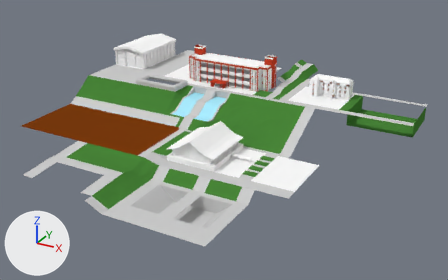
An edit to the Blender file _Models/map.blend, drawn before and after from the same camera.
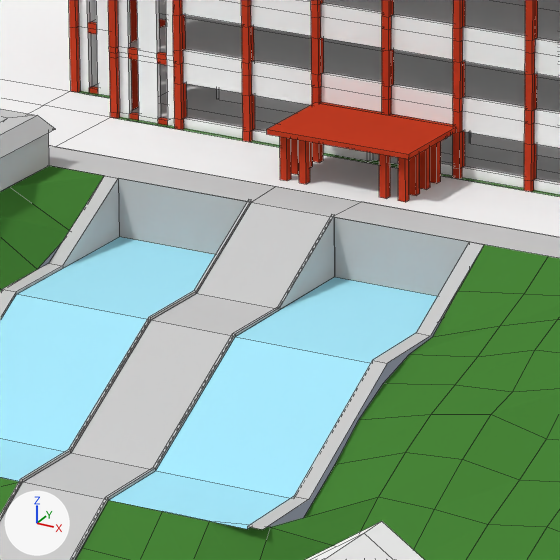
Each version is shown whole from a camera (50 mm lens) standing at (536.0, -938.0, 372.0) and looking at (71.0, -92.0, -51.0), then close up on the part from 41% to 53% of the width and 25% to 45% of the height. The lights are fixed; the arrows at lower left show +X, +Y and +Z. The close-ups show mesh edges as thin lines.

In view in the first close-up: 'library', 'school_ground', 'school_walls', 'terrain', 'walkroad'.
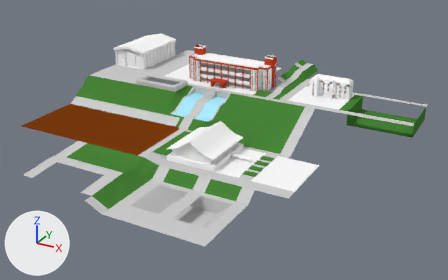
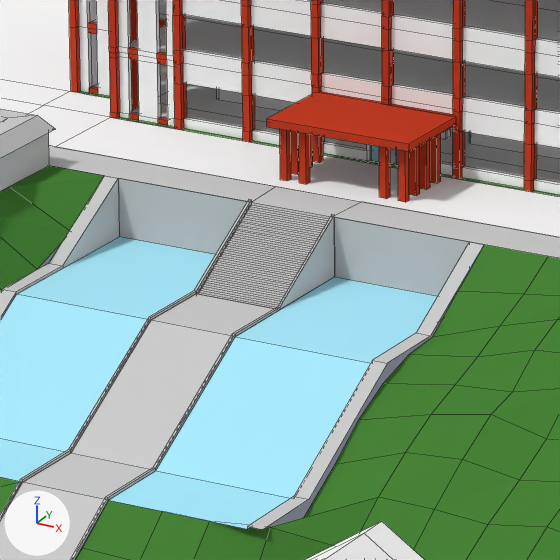
ob_map is not drawn itself; it is the parent of ob_school_glass_004, ob_school_glass_003, ob_school_glass_002, ob_school_glass_001, ob_school_classroom_b1f1n4, ob_school_classroom_b1f1n3, ob_school_classroom_b1f1n2, ob_school_walls.

Where the change shows, as pixel boxes (x1, y1, x2, y2) in the close-ups (560 x 560 px; the box of a moved part takes in the faces that stretch with it):
'walkroad', reshaped, surface changed: (0, 0, 560, 560) in both
'school_walls', reshaped, surface changed: (69, 0, 560, 202) in both
'library', no longer drawn: before (305, 521, 424, 560)
'school_door_glass', shown: after (371, 145, 398, 165)
'school_classroom_b1f1n2', surface changed: (447, 127, 453, 138) in both
part 1 of me_walls_012, moved or reshaped: before (267, 103, 456, 159); after (267, 92, 456, 152)
part 2 of me_walls_012, moved or reshaped: (280, 86, 460, 202) in both
part 3 of me_ground, added: after (197, 202, 330, 308)
part 4 of me_ground, moved or reshaped: before (196, 201, 330, 308); after (196, 201, 251, 294)
'lib_walls', unchanged, uncovered by the edit: after (305, 521, 424, 560)

The change in detail:
me_walls_012 is used by ob_school_walls; parent ob_map; location (0.0, 0.0, 0.0).
me_walls_012 had 2358 vertices, 1863 faces, 17 loose edges and spanned x -38.5..46.0, y 4.0..51.0, z 0.0..28.8.
me_walls_012 now has 2392 vertices, 1889 faces, 17 loose edges and spans x -38.5..46.0, y 4.0..51.0, z 0.0..28.8.
me_walls_012 part 1: the loose piece of 8 vertices spanning x -7.5..7.5, y 4.0..13.0, z 4.5..5.0 is scaled about its middle by (1, 1, 1.5), then moved by (0.0, 0.0, 0.9).
me_walls_012 part 2: 42 vertices moved from x -6.6..6.6, y 4.9..13.5, z 4.5..5.0 to x -6.6..6.6, y 4.9..13.5, z 5.2..6.0; 12 vertices removed from x -7.1..7.1, y 13.0..14.0, z 4.5..5.0; 10 vertices added at x -7.1..7.1, y 13.0..14.0, z 4.5..6.0.
me_ground is used by ob_walkroad; parent ob_map; location (0.0, 0.0, 0.0).
Verts and faces of me_ground; kept vertices keep their numbers, new ones are numbered from 367.
Before the commit, vertices of me_ground: 23 (-6.0, -2.0, 0.0) at pixel (251, 202), 25 (3.0, -2.0, 0.0) at pixel (331, 216), 36 (3.0, -12.0, -6.0), 37 (-6.0, -12.0, -6.0) at pixel (196, 293), 149 (-6.0, -2.0, 0.0) at pixel (251, 199).
Before the commit, vertices of me_ground: 150 (-6.0, -12.0, -6.0) at pixel (196, 291), 161 (3.0, -2.0, 0.0) at pixel (331, 214), 166 (3.0, -12.0, -6.0) at pixel (277, 306).
me_ground had 367 vertices, 229 faces and spanned x -128.0..180.0, y -186.0..102.0, z -42.0..9.0.
me_ground now has 465 vertices, 274 faces, 1 loose edge and spans x -128.0..180.0, y -186.0..102.0, z -42.0..9.0.
me_ground part 3: a new loose piece of 94 vertices spanning x -6.0..3.0, y -12.0..-2.0, z -6.0..0.0, in mat_estrada (light grey #cecece).
Part 4, on me_ground:
Faces deleted: (23, 37, 36, 25), (23, 149, 150, 37), (25, 36, 166, 161).
New vertices 367 to 370 stand at vertices 149, 150, 161, 166, in that order, plus (0.0, 0.0, 0.0).
New loose edges: (25, 161).
New faces: (161, 369, 370, 166), (149, 150, 368, 367) (mat_estrada (light grey #cecece)).
Object 'school_door_glass' (ob_school_door_glass) is now shown.
In object 'map' (ob_map), show_instancer_for_render is no longer False.
In object 'map' (ob_map), instance_type is no longer 'COLLECTION'.
